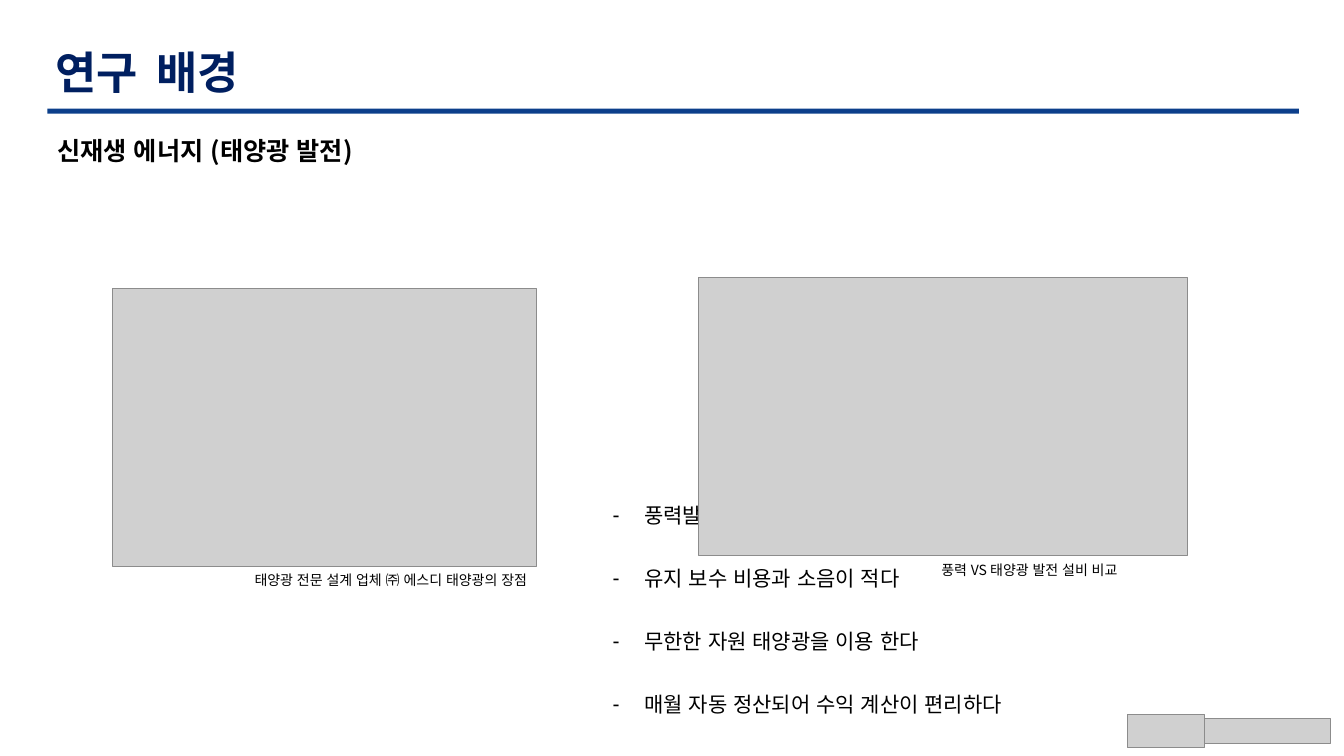
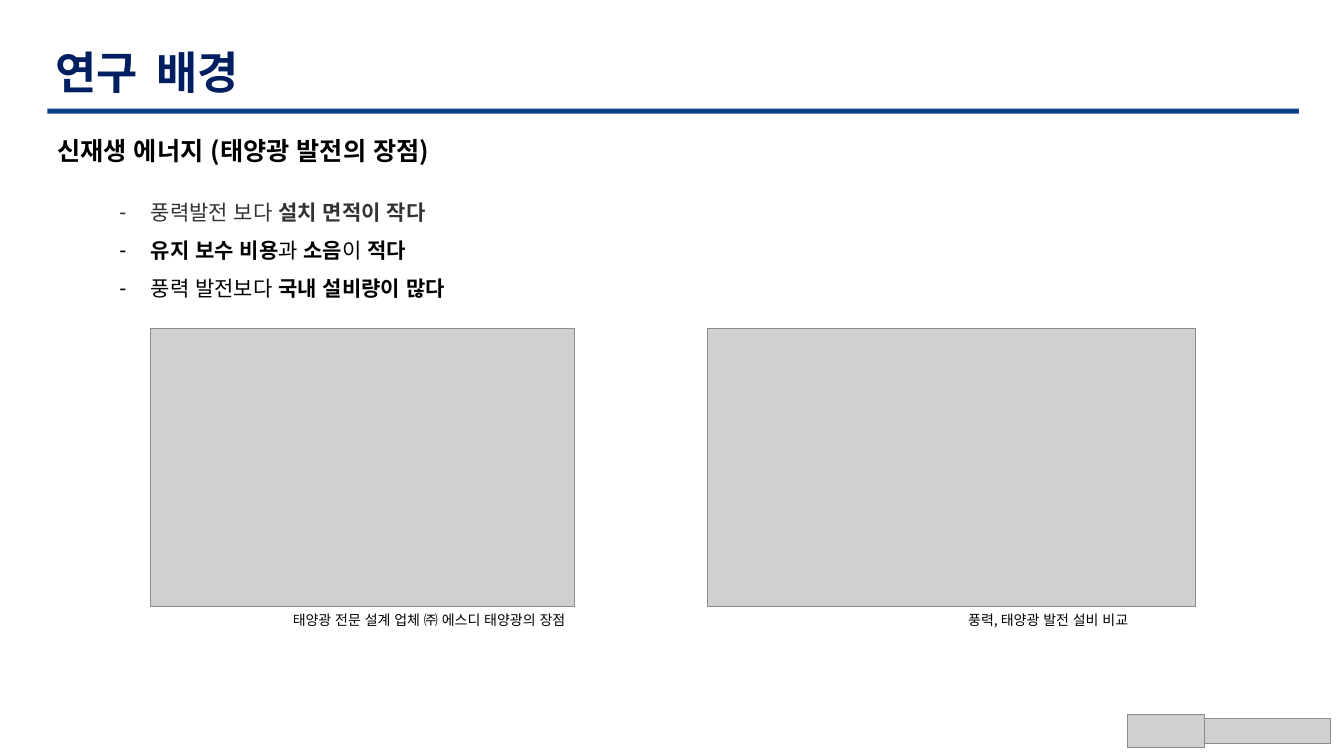
Before and after one commit to TaegyuHan/Solar_radiation_prediction_model, a slide deck: slide 6 of KICS_PT/[KICS] 동향 poster.pptx (slide 5 before the commit). Drawn at 1344x756 pixels with LibreOffice and Linux fonts; fonts in the diff are those of the drawing; grey boxes stand for pictures. Boxes give left, top, right and bottom in pixels: in the first picture for what was removed or moved away, otherwise in the second. Text is boxed around its words. In the diff, an @@ line names an element or a change of style, - is before the commit and + after.

```diff
--- a/KICS_PT/[KICS] 동향 poster.pptx
+++ b/KICS_PT/[KICS] 동향 poster.pptx
@@ text at box(57, 139, 429, 165): text changed @@
-신재생 에너지 (태양광 발전)
+신재생 에너지 (태양광 발전의 장점)
@@ text added at box(151, 202, 445, 298), 15 pt, text #000000, bold @@
+– 풍력발전 보다 설치 면적이 작다
+– 유지 보수 비용과 소음이 적다
+– 풍력 발전보다 국내 설비량이 많다
@@ picture: place and size @@
-picture at box(112, 288, 536, 567)
+picture at box(150, 329, 575, 607)
@@ picture: place and size @@
-picture at box(699, 277, 1188, 556)
+picture at box(708, 329, 1197, 607)
@@ text removed at box(644, 502, 1002, 714) @@
-– 풍력발전 보다 설치 면적이 작다
-– 유지 보수 비용과 소음이 적다
-– 무한한 자원 태양광을 이용 한다
-– 매월 자동 정산되어 수익 계산이 편리하다
@@ text "태양광 전문 설계 업체 ㈜ ...": place and size @@
-text "태양광 전문 설계 업체 ㈜ ..." at box(255, 573, 527, 586)
+text "태양광 전문 설계 업체 ㈜ ..." at box(293, 613, 566, 626)
@@ text at box(968, 613, 1128, 628): text changed @@
-풍력 VS 태양광 발전 설비 비교
+풍력, 태양광 발전 설비 비교
```
Also in this commit, not shown: 2 other slides changed, 6 slides added, 7 slides removed, 4 other files.
